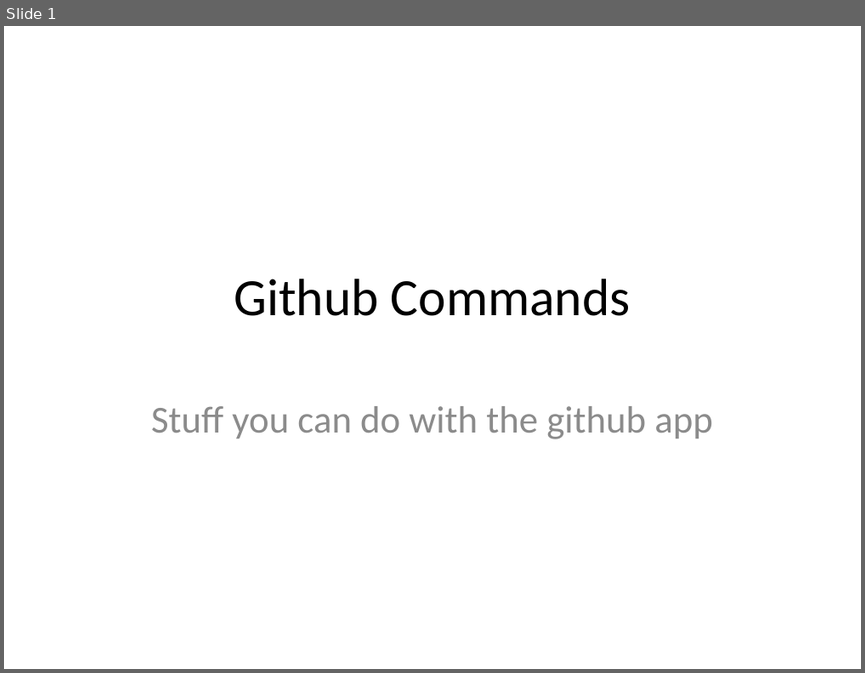
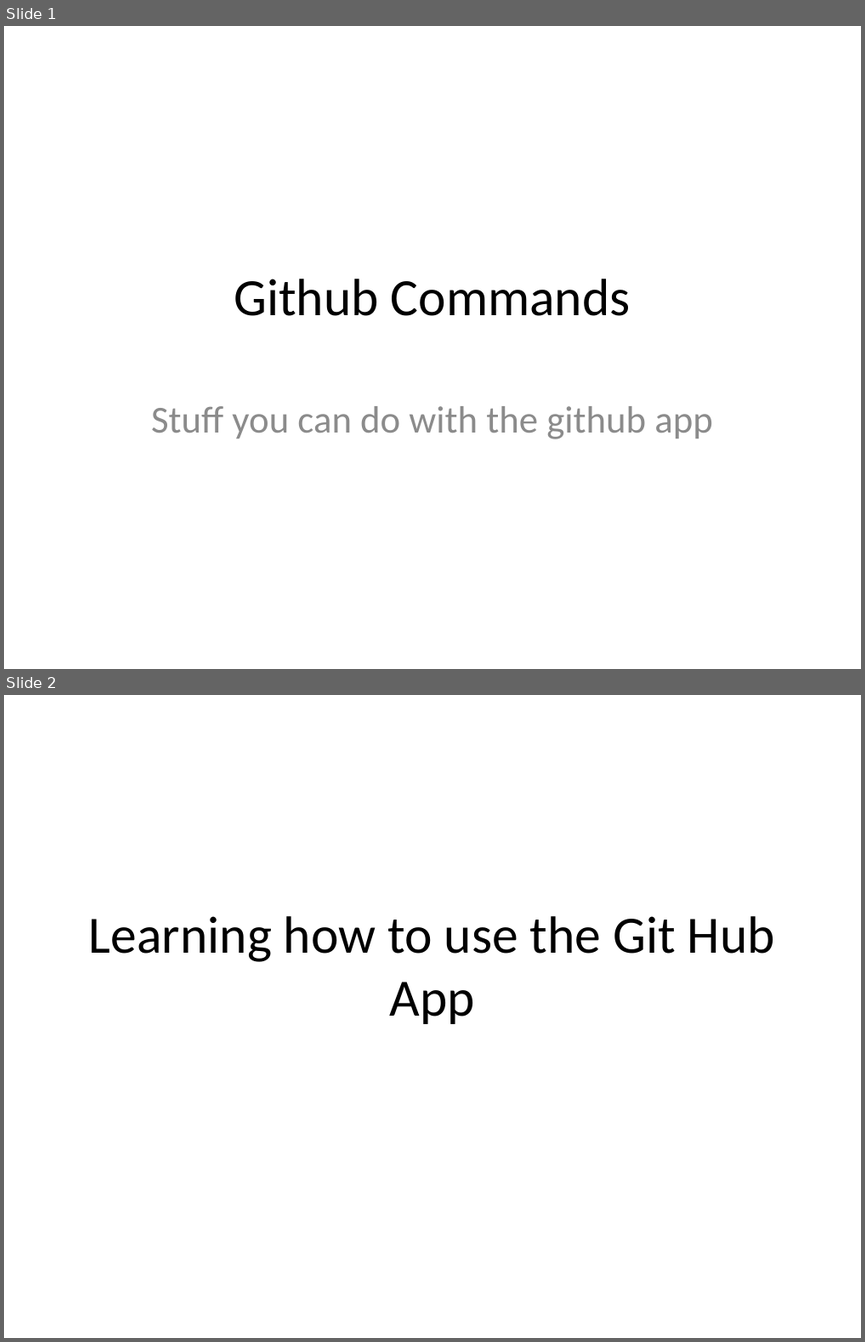
Before and after one commit to JaceTan/programming-notes, a slide deck: Github Commands.pptx. Shown one above the other, each under a label of ours: slide 1 before the commit, slides 1 and 2 after it. The pictures are 865x673 and 865x1342 pixels, drawn with LibreOffice and Linux fonts; fonts in the diff are those of the drawing. Boxes give left, top, right and bottom in pixels: in the first picture for what was removed or moved away, otherwise in the second. Text is boxed around its words. In the diff, an @@ line names an element or a change of style, - is before the commit and + after.

```diff
--- a/Github Commands.pptx
+++ b/Github Commands.pptx
@@ slide 2 added at (4, 695, 861, 1338), background #FFFFFF @@
@@ title added at (89, 916, 775, 1024), 44 pt, text #000000 @@
+Learning how to use the Git Hub App
```
Also in this commit, not shown: 31 other slides added, 4 slides removed.
